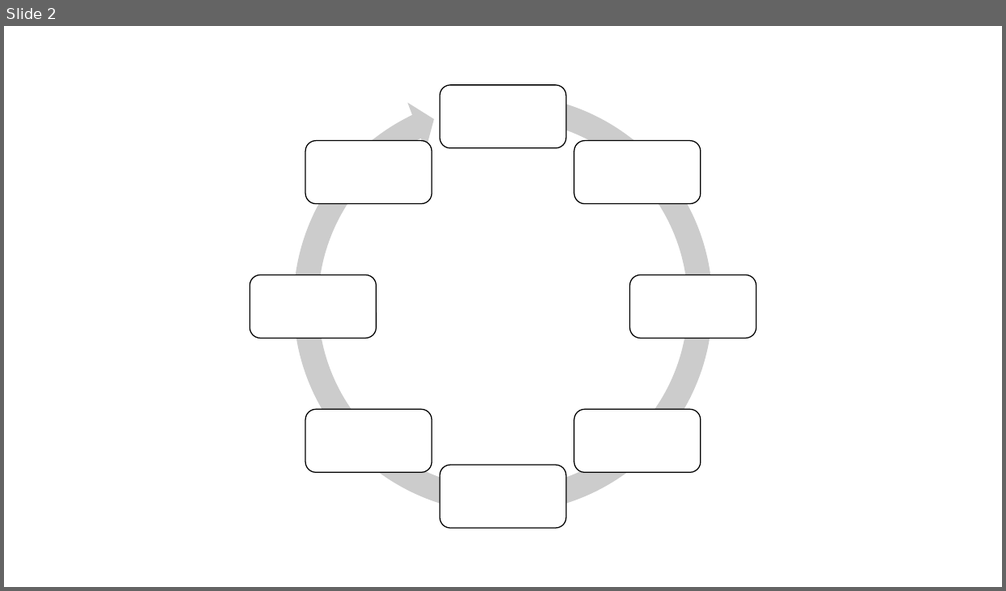
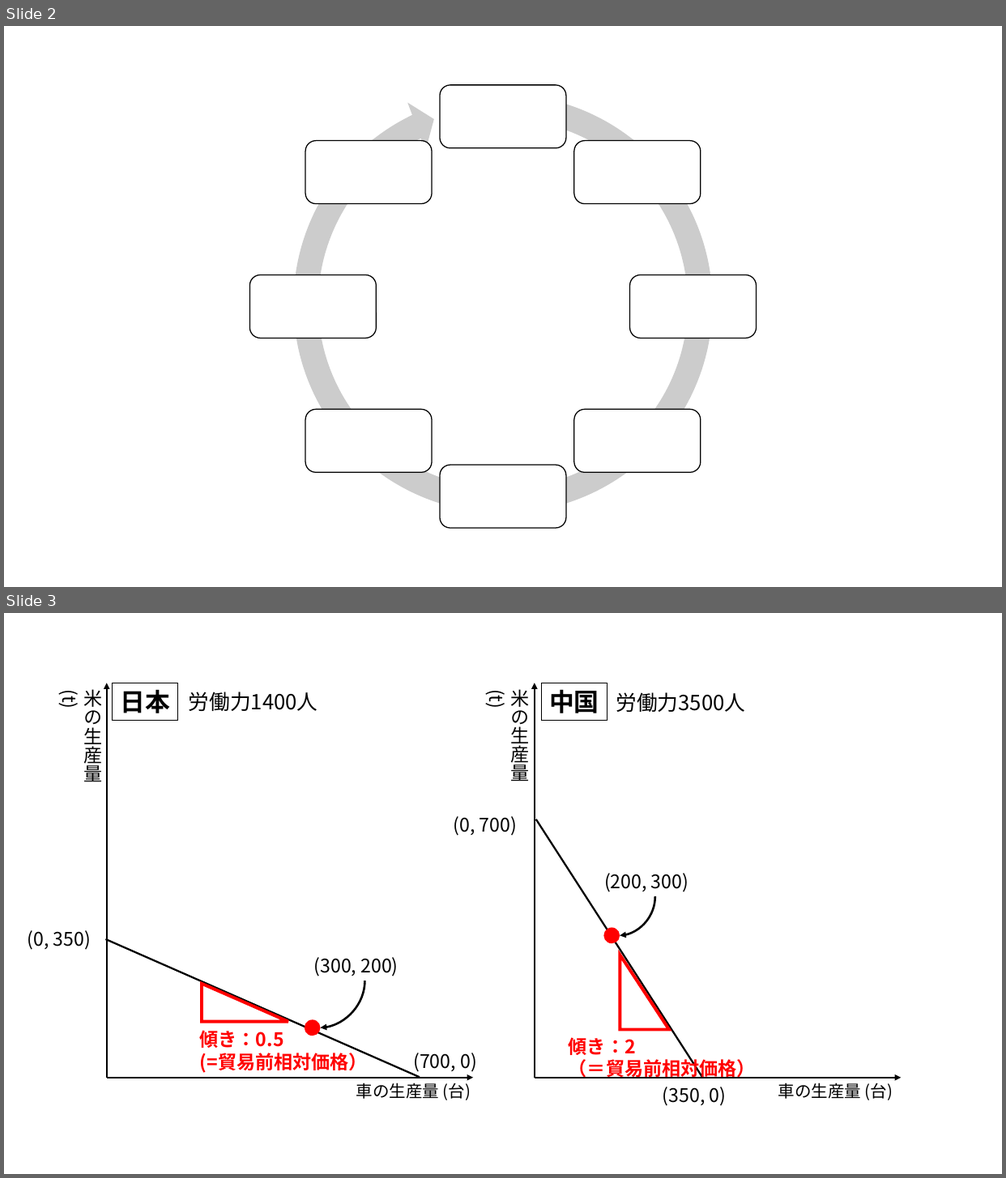
Before and after one commit to junpei-suzuki/IPE1-2026-Gakushuin, a slide deck: figs/DIYfigures_ipe1.pptx. Shown one above the other, each under a label of ours: slide 2 before the commit, slides 2 and 3 after it. The pictures are 1006x591 and 1006x1178 pixels, drawn with LibreOffice and Linux fonts; fonts in the diff are those of the drawing. Boxes give left, top, right and bottom in pixels: in the first picture for what was removed or moved away, otherwise in the second. Text is boxed around its words. In the diff, an @@ line names an element or a change of style, - is before the commit and + after.

```diff
--- a/figs/DIYfigures_ipe1.pptx
+++ b/figs/DIYfigures_ipe1.pptx
@@ slide 3 added at (4,613,1002,1174), background #FFFFFF @@
@@ group added at (27,683,901,1106): 14 texts, 4 arrows, 2 lines, 2 rectangles, 2 ellipses, 2 curved arrows, 2 triangles @@
+車の生産量 (台)
+(0, 700)
+(350, 0)
+労働力1400人
+(700, 0)
+米の生産量(t)
+米の生産量(t)
+車の生産量 (台)
+日本
+中国
+(0, 350)
+労働力3500人
+(300, 200)
+(200, 300)
+傾き：0.5
+(=貿易前相対価格）
+傾き：2
+（＝貿易前相対価格）
```
Also in this commit, not shown: 2 other slides added, 23 other files.
